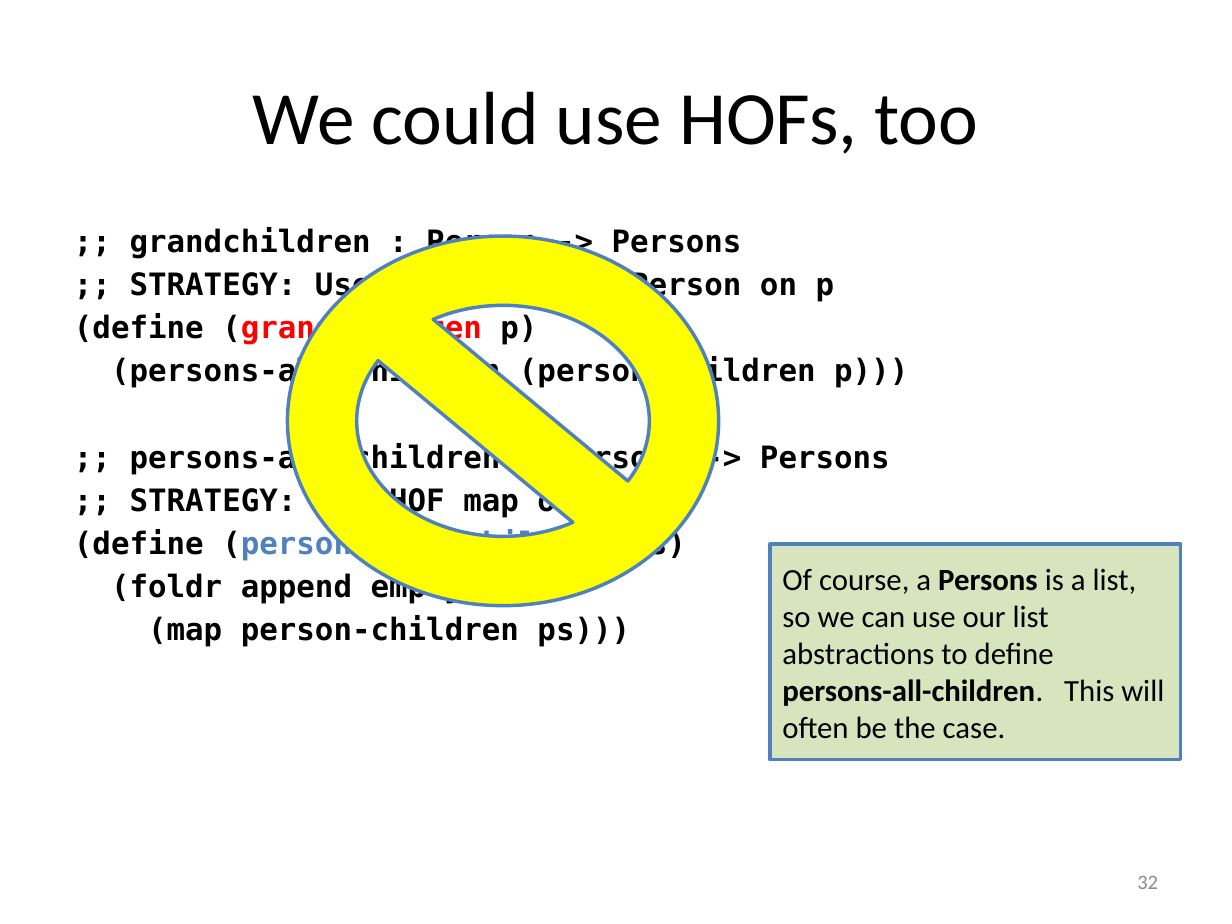
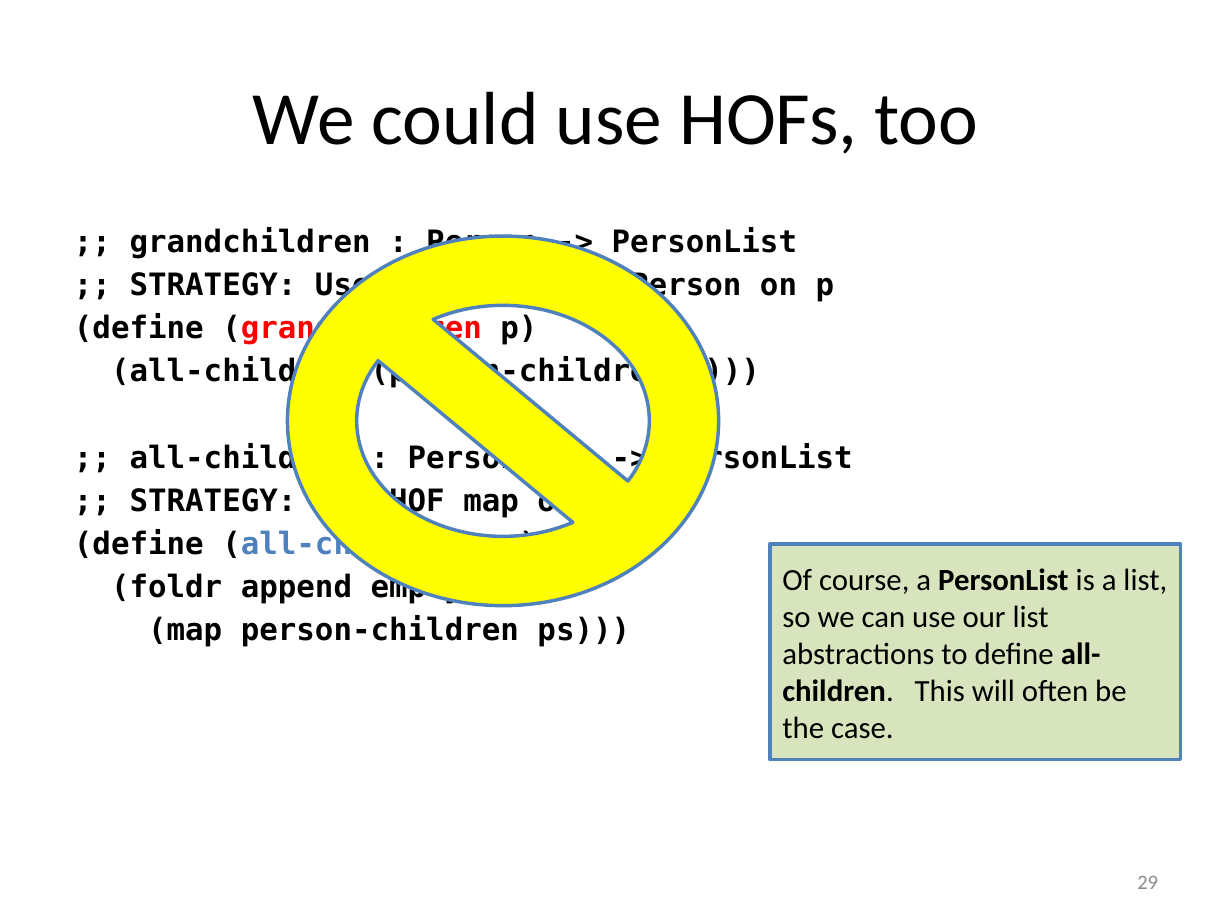
Before and after one commit to mwand/cs5010f17, a slide deck: slide 29 of Slides/Lesson 5.X Trees and Graphs - Combined Slides.pptx (slide 32 before the commit). Drawn at 1232x924 pixels with LibreOffice and Linux fonts; fonts in the diff are those of the drawing. Boxes give left, top, right and bottom in pixels: in the first picture for what was removed or moved away, otherwise in the second. Text is boxed around its words. In the diff, an @@ line names an element or a change of style, - is before the commit and + after.

```diff
--- a/Slides/Lesson 5.X Trees and Graphs - Combined Slides.pptx
+++ b/Slides/Lesson 5.X Trees and Graphs - Combined Slides.pptx
@@ text at <box>130,227,797,259</box>: text changed @@
-;; grandchildren : Person -> Persons
+;; grandchildren : Person -> PersonList
@@ text at <box>111,356,852,475</box>: text changed @@
-(persons-all-children (person-children p)))
-;; persons-all-children : Persons -> Persons
+(all-children (person-children p)))
+;; all-children : PersonList -> PersonList
@@ text at <box>74,529,538,561</box>: text changed @@
-(define (persons-all-children ps)
+(define (all-children ps)
@@ text in rectangle at <box>782,568,1167,739</box>: text changed @@
-Of course, a Persons is a list, so we can use our list abstractions to define persons-all-children. This will often be the case.
+Of course, a PersonList is a list, so we can use our list abstractions to define all-children. This will often be the case.
@@ page number at <box>1137,876,1158,889</box>: text changed @@
-32
+29
```
Also in this commit, not shown: 30 other slides changed, 1 slide added, 4 slides removed, 51 other files.
